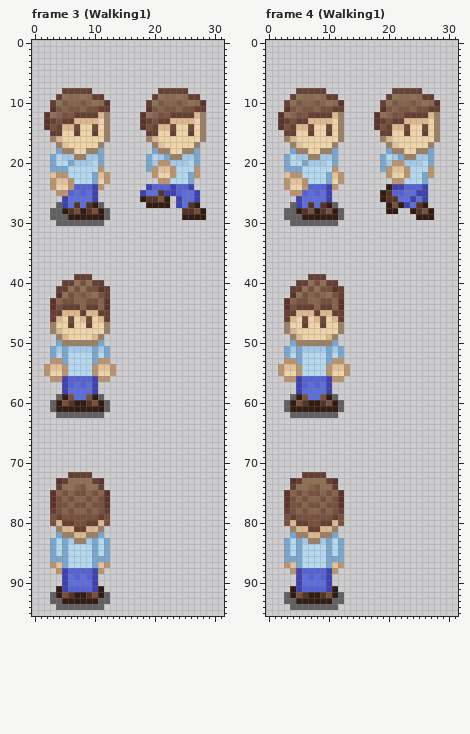
Pixel-art file: Assets/_ IslandBoy/Content/Art/Aseprite/Entities/PLAYER.aseprite. The first picture shows the starting point.
32x96 pixels, 14 frames. Colours within 5 levels of each other are drawn and written as one. Shown: frame 3 (Walking1), frame 4 (Walking1). The commit also changed other frames, which this record leaves out.
After the commit:
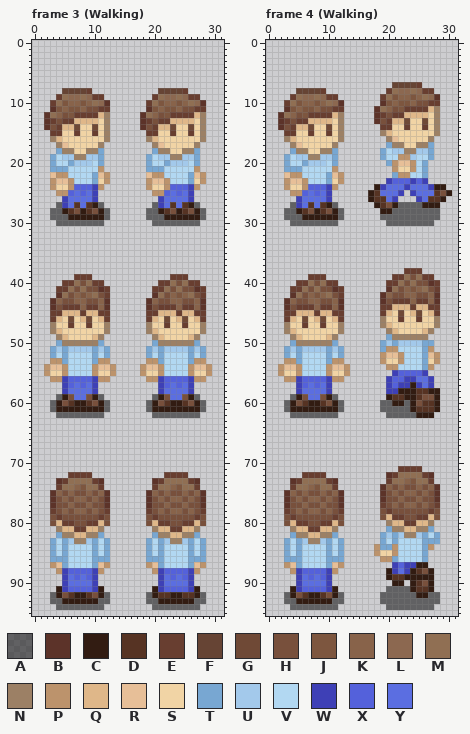
Palette (. is transparent): A #00000086  B #5c3329  C #321c12  D #563323  E #683e30  F #664434  G #6f4936  H #78503c  J #7d563f  K #88634a  L #8c6850  M #906f53  N #9c8065  P #bc936c  Q #dfb789  R #e7bf98  S #f1d4a5  T #78a7d2  U #a3c9eb  V #b2d8f2  W #3e40b6  X #5461db  Y #5b6ee1
The edit:
layer "Shadow" now shown
Changed rows in their new state; - is an unchanged pixel.
Frame 3 (Walking):
first column x 18:
19 ----U------
20 --VVT------
21 --TTVV-----
22 -R-PVV---RP
23 -PRR-----SP
24 -PSSPX---P-
25 ..PPXY--W.-
26 ...WYYY-W.-
27 -.AWYDYDCA-
28 -AACDHC-HCA
29 -AAACCC---A
30 --AAAAAAAA-
first column x 18:
39 -----EEE----
40 ---EEMHMEE--
41 --EEMHMHHBE-
42 --BMHKJKMHE-
43 -BKHHKKHHKB-
44 -BHEEEKEEKB-
45 -EEQQQEQQEE-
46 -EQSGSQGSQE-
47 -NSSESSESSN-
48 -NQSSSSSSSN-
49 --NQSSSSQN--
50 --TNNNNNNT--
51 -TUTUUUUTUT-
52 -TVTVVVVTVT-
53 -PPTVVVVTPP-
54 PRRPVVVVPRRP
55 PSSPVVVVPSSP
56 -PPWXXXXWPP-
57 ---WXYXYW---
58 ---WYYYYW---
59 --ACHYYHCA--
60 -ACHDCCDHCA-
61 -ACCCCCCCCA-
62 --AAAAAAAA--
first column x 19:
72 ---EEEE---
73 -BEMMMMEB-
74 -EMMKJMME-
75 BKHKHHKHKB
76 BHKHKKHKHB
77 BHHKHHKHHB
78 EHKHKKHKHE
79 HEHHHHHHEH
80 HQEEHHEEQH
81 -NQQEEQQN-
82 -TNNQQNNT-
83 TVTUNNUTVT
84 TVTVVVVTVT
85 TVTVVVVTVT
86 TTTVVVVTTT
87 PRTVVVVTRP
88 -PWXXXXWP-
89 --WYXYXW--
90 --WYYYYW--
91 -CWXXXXWC-
92 ACDDCCDDCA
93 AACCCCCCAA
94 -AAAAAAAA-
Frame 4 (Walking):
first column x 17:
 7 ----FFFFE-----
 8 ---EMLLMLEE---
 9 --EMJKKJKMLB--
10 --BJKJJKHHEE--
11 -BMKH-EEEEQN--
12 --EHEEQQQQS---
13 --HEQQGSSG----
14 -.E-SSE--E----
15 --NQ--S--S----
16 --.NR-----N.--
17 ---TNN--NNT---
18 --TVUUNNUU----
19 ----VPPUVV----
20 --.T-RRPVT.---
21 --..PSSP-T.---
22 ---.TP----.---
23 ---WXXXWXW----
24 -CWYYYWYYYWCC-
25 CDYYYW.WYYYDHC
26 CDDYW...WYDDC-
27 -CDHCAAAA-CC--
28 --C-AAAAAAAA--
29 --AAAAAAAAAA--
30 ---AAAAAAAA---
first column x 19:
38 ----EEE---
39 --EEMHMEE-
40 -EEMHMHHBE
41 -BMHKJKMHE
42 BKHHKKHHKB
43 BHEEEKEEKB
44 EEQQQEQQEE
45 EQSGSQGSQE
46 NSSESSESSN
47 NQSSSSSSSN
48 -NQSSSSQN-
49 -TNNNNNN--
50 TUTUUUUTT-
51 TPPVVVVTP-
52 PRRPVVVTRP
53 PSSPVVVTSP
54 -PPVVVVTP-
55 --WXXXXW--
56 -WXXWWYYW-
57 -WXWWCWYW-
58 -WWCCCDDCC
59 -CDDCCDHHC
60 AACCACHDDC
61 AAAAACDDDC
62 -AAAAACCC-
first column x 18:
71 ----EEEE---
72 --BEMMMMEB-
73 --EMMKJMME-
74 -BKHKHHKHKB
75 -BHKHKKHKHB
76 -BHHKHHKHHB
77 -EHKHKKHKHE
78 -HEHHHHHHEH
79 -HQEEHHEEQH
80 --NQQEEQQN-
81 --TNNQQNNT-
82 -TUTUNNUTVT
83 -TVTVVVVTTT
84 PTTPVVVVTP-
85 PSSPVVVVT--
86 -PPTVVVVT--
87 ---WXWWCC--
88 --CWYWCDHC-
89 --CDDCCCCC-
90 ---CC-CDHC-
91 --AAAACDDC-
92 -AAAAAACCAA
93 -AAAAAAAAAA
94 --AAAAAAAA-
Boxes around the changes in both pictures, in picture pixels (x1, y1, x2, y2):
changed: (140, 154, 206, 226)
added: (140, 274, 212, 418)
added: (146, 472, 206, 610)
changed: (368, 82, 452, 226)
added: (380, 268, 440, 418)
added: (374, 466, 440, 610)
